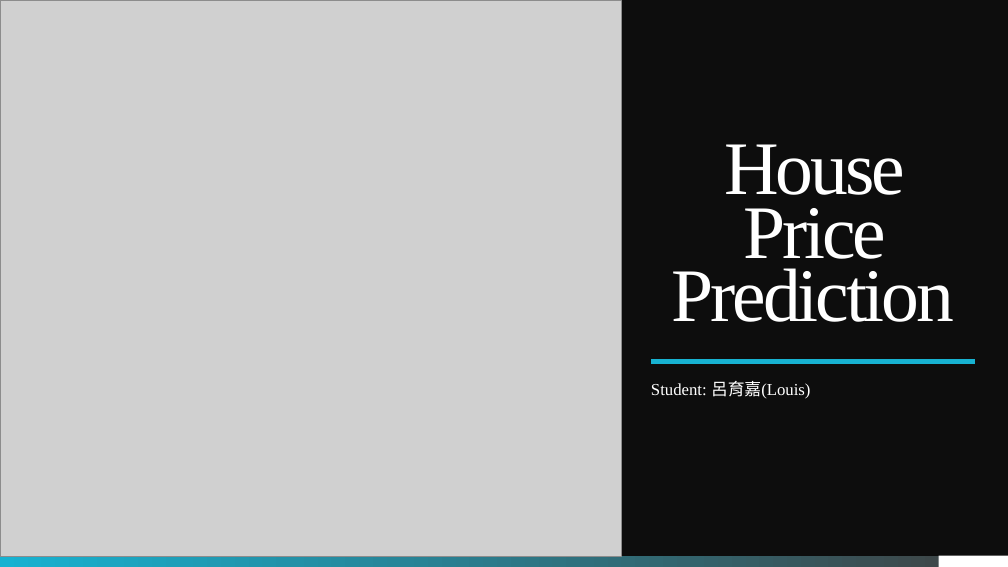
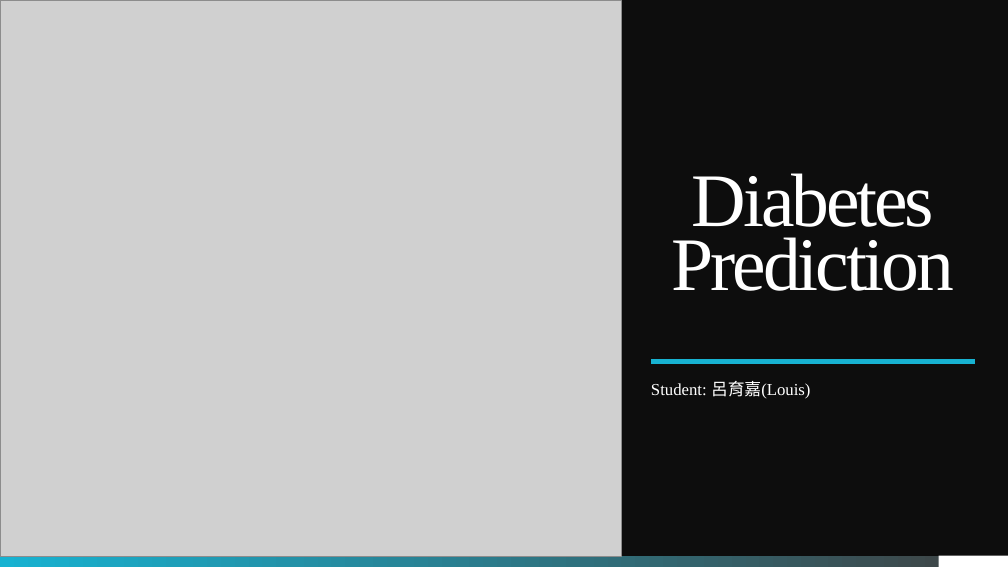
Before and after one commit to cocten/My_Portfolio, a slide deck: slide 1 of 機器學習/線性回歸與決策樹回歸/LR&RFR說明(完整版).pptx. Drawn at 1008x567 pixels with LibreOffice and Linux fonts; fonts in the diff are those of the drawing; grey boxes stand for pictures; background and template pictures are left out. Boxes give left, top, right and bottom in pixels: in the first picture for what was removed or moved away, otherwise in the second. Text is boxed around its words. In the diff, an @@ line names an element or a change of style, - is before the commit and + after.

```diff
--- a/機器學習/線性回歸與決策樹回歸/LR&RFR說明(完整版).pptx
+++ b/機器學習/線性回歸與決策樹回歸/LR&RFR說明(完整版).pptx
@@ title at [672, 173, 954, 291]: text changed @@
-House Price Prediction
+Diabetes
+Prediction
```
Also in this commit, not shown: 1 other file.
